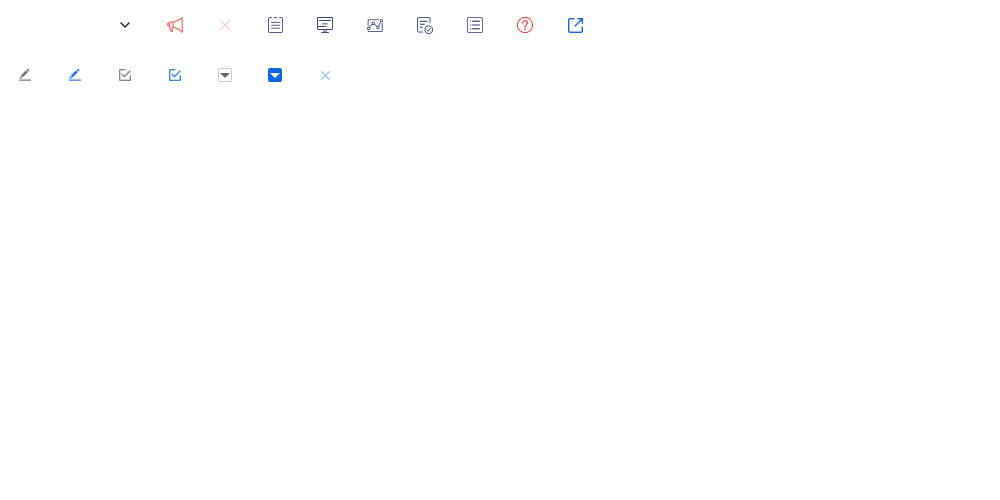
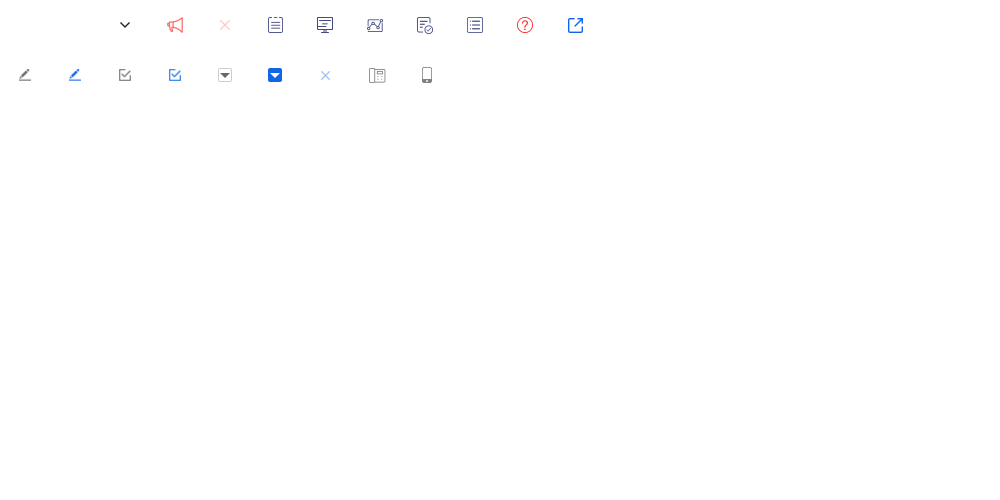
Before/after of a w=1000, h=500 layered artwork. What changed in the layer stack:
added layer "图层 7" above "图层 7 拷贝" over (369, 67, 432, 83)
